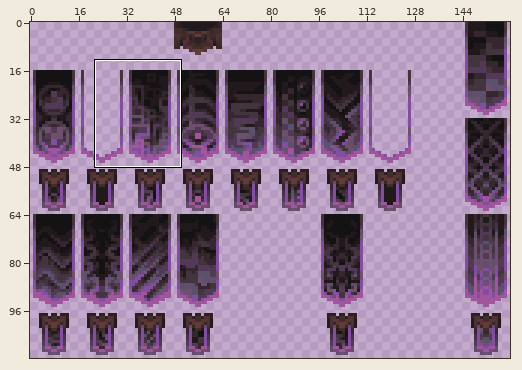
Edited in one commit: pixel-art file (aseprite/malum_banner_textures.ase). Above, an overview of the earlier version with the close-up marked.
Close-up. As it was:
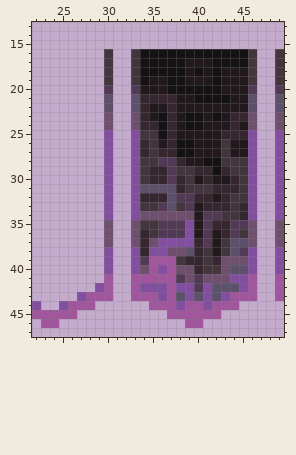
160x112 pixels, 1 frame. Colours within 5 levels of each other are drawn and written as one. Shown: x 22..49, y 13..47.
New version:
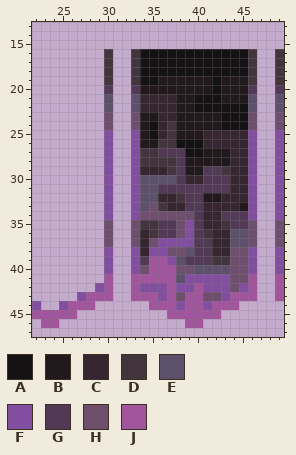
Palette (. is transparent): A #151214  B #21191c  C #352630  D #43353e  E #5c506b  F #824ea0  G #523a56  H #6e4f6d  J #a0559d
Change:
Changed rows in their new state; - is an unchanged pixel.
first column x 34:
17 -----AAA----
18 -----A-A-AAA
19 -A-BB-------
20 ---BBBBB----
21 ---------B--
22 -CC---AAAAAA
23 B-C--BB-BAAA
24 BACD-BB--AAA
25 BACD---CC---
26 BBDD--ACCCCC
27 D-GGG-A--BCC
28 --DDG--BBBCC
29 C--DGBBGGDCC
30 EEEEGCCGGG-C
31 --GGGGGGGG-C
32 EE-CD-GB--CC
33 EHDCC-G---CB
34 ------GCCGGG
35 ----H-GC-D--
36 ----H-GDC-EE
37 ------G-CC--
38 ------GGCCHH
39 ---FEGGGDD--
40 --J---EEEEHH
41 ----EFFFFFHH
42 ------J-FFH-
43 ----HJJHH---
Changed places in both close-ups, as pixel boxes (x1, y1, x2, y2):
changed: (140, 58, 248, 301)
